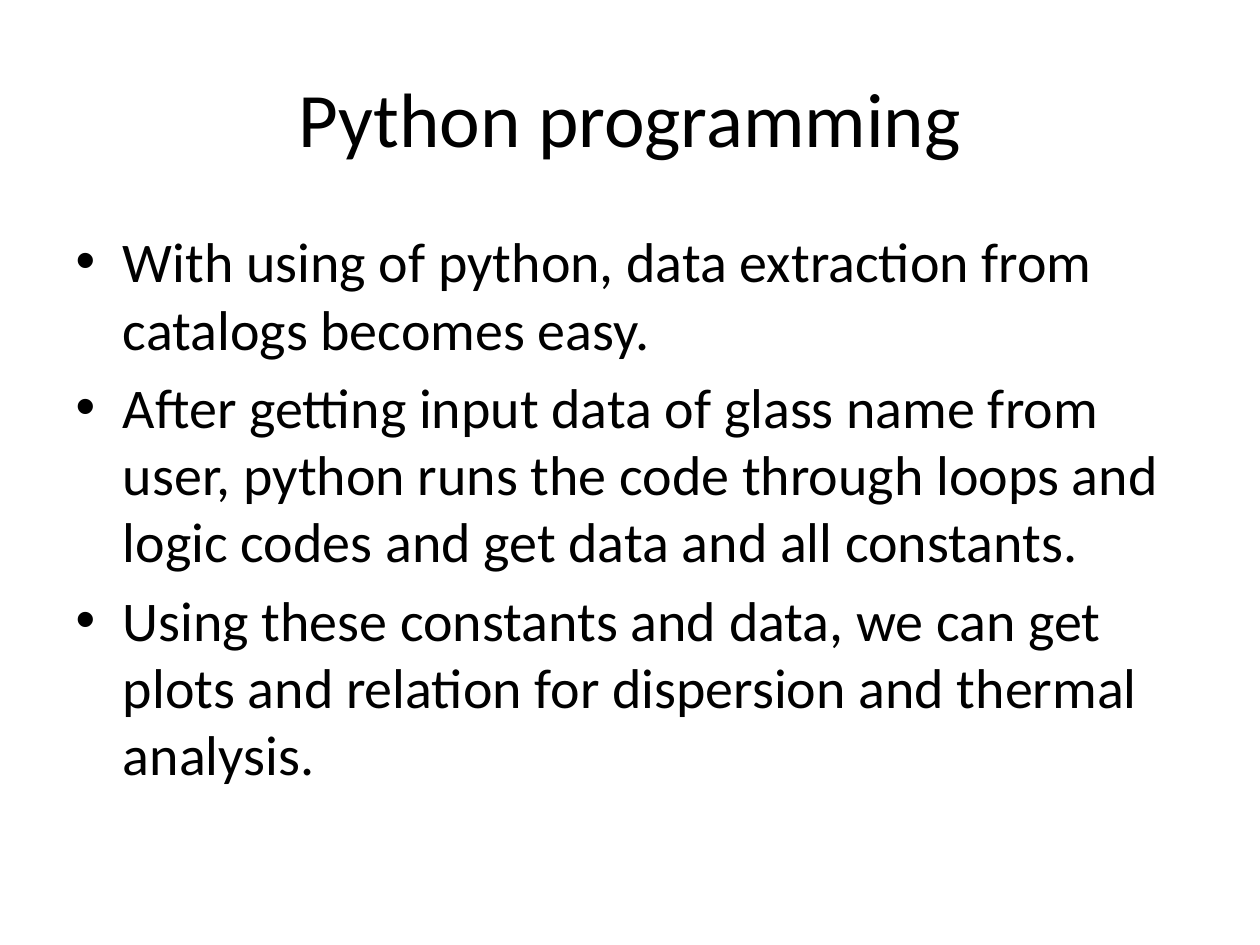
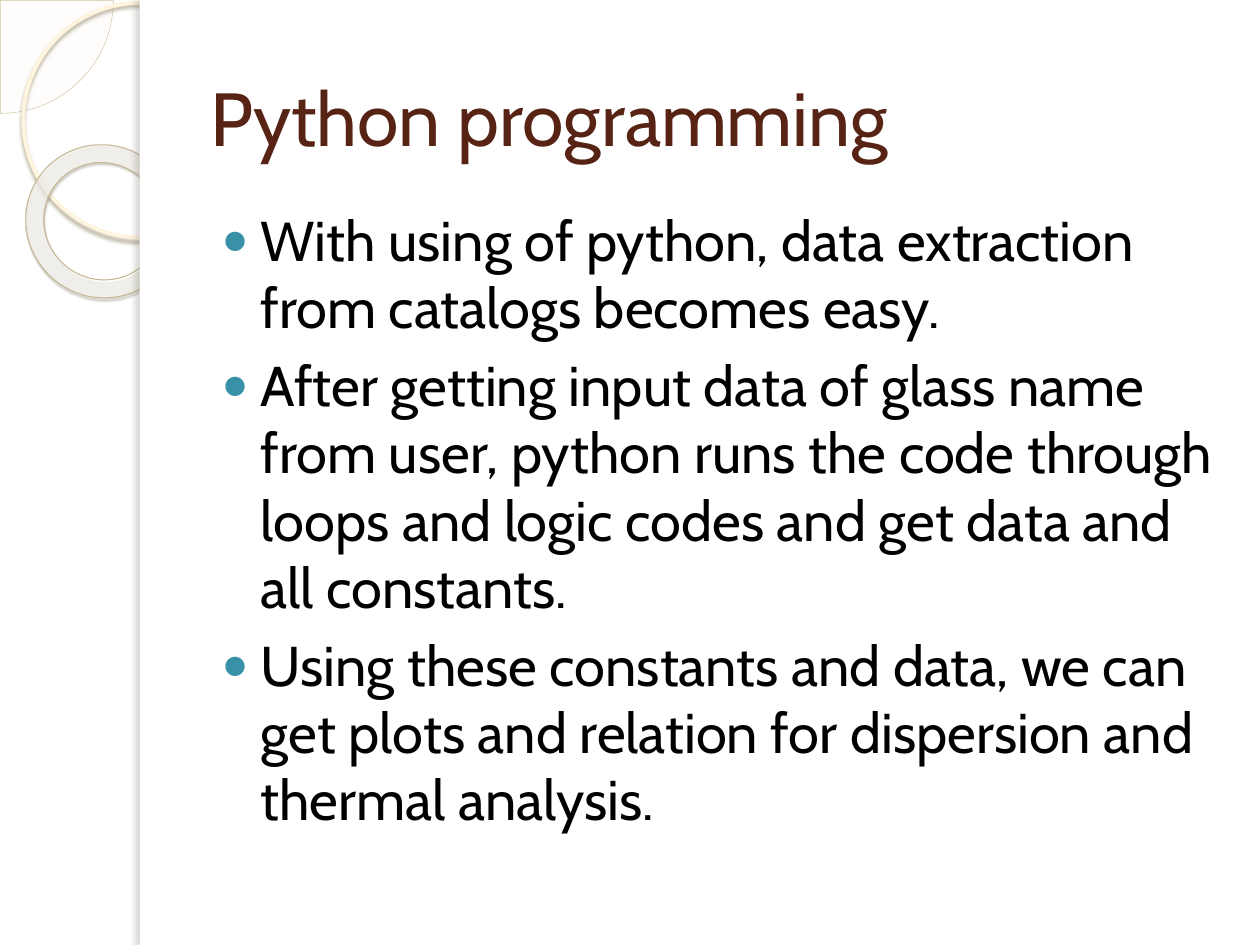
Before and after one commit to rid181198/optical-properties, a slide deck: slide 8 of Optical analysis of different glass types.pptx. Drawn at 1260x945 pixels with LibreOffice and Linux fonts; fonts in the diff are those of the drawing; background and template pictures are left out. Boxes give left, top, right and bottom in pixels: in the first picture for what was removed or moved away, otherwise in the second. Text is boxed around its words. In the diff, an @@ line names an element or a change of style, - is before the commit and + after.

```diff
--- a/Optical analysis of different glass types.pptx
+++ b/Optical analysis of different glass types.pptx
@@ pie slice (boxed as its full ellipse) added at (0, 0, 113, 113), fill #FEFAF4 at 33% opacity, outline #D3C39F 0.25 pt @@
@@ ellipse added at (23, 3, 257, 237), outline #FFF5DE 2.15 pt @@
@@ rectangle added at (140, 0, 1260, 945), fill #FFFFFF @@
@@ rectangle added at (140, 0, 150, 945), fill #FFFFFF @@
@@ title "Python programming": place and size @@
-title "Python programming" at (298, 93, 960, 161)
+title "Python programming" at (210, 89, 889, 162)
@@ title "Python programming" at (210, 89, 889, 162): size 44 to 43 pt, font Calibri to Cabin, text colour #000000 to #572314; alignment centre to left @@
@@ donut added at (0, 113, 211, 329), fill gradient #FFFCF6 to #FFFEFB to #F0D28E, outline #C7B893 0.58 pt @@
@@ text "With using of python, data ...": place and size @@
-text "With using of python, data ..." at (123, 243, 1158, 784)
+text "With using of python, data ..." at (261, 219, 1212, 832)
@@ text "With using of python, data ..." at (261, 219, 1212, 832): font Calibri to Cabin; bullet • to ● @@
```
Also in this commit, not shown: 11 other slides changed, 6 slides added, 2 slides removed, 1 other file.
